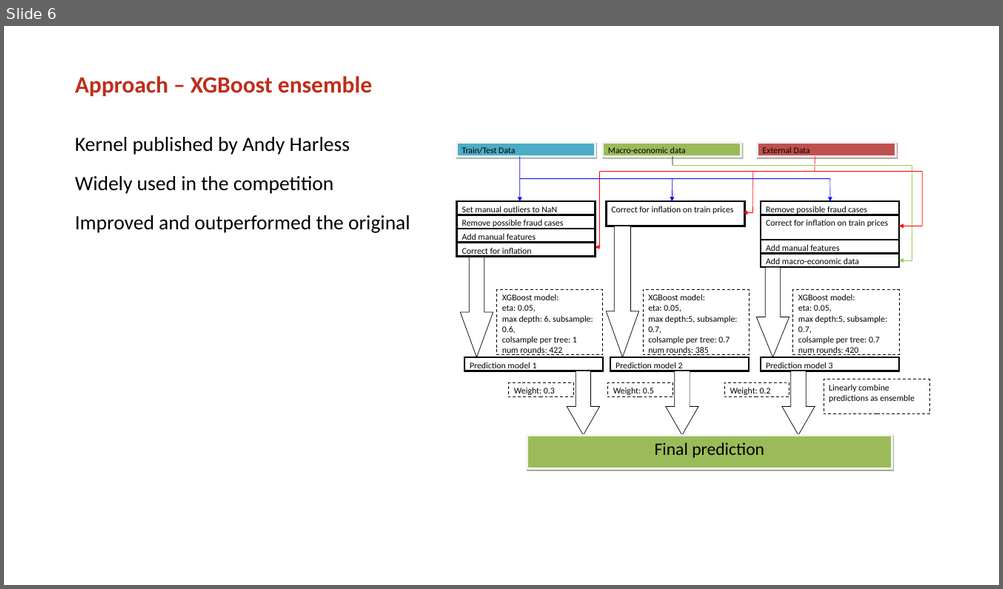
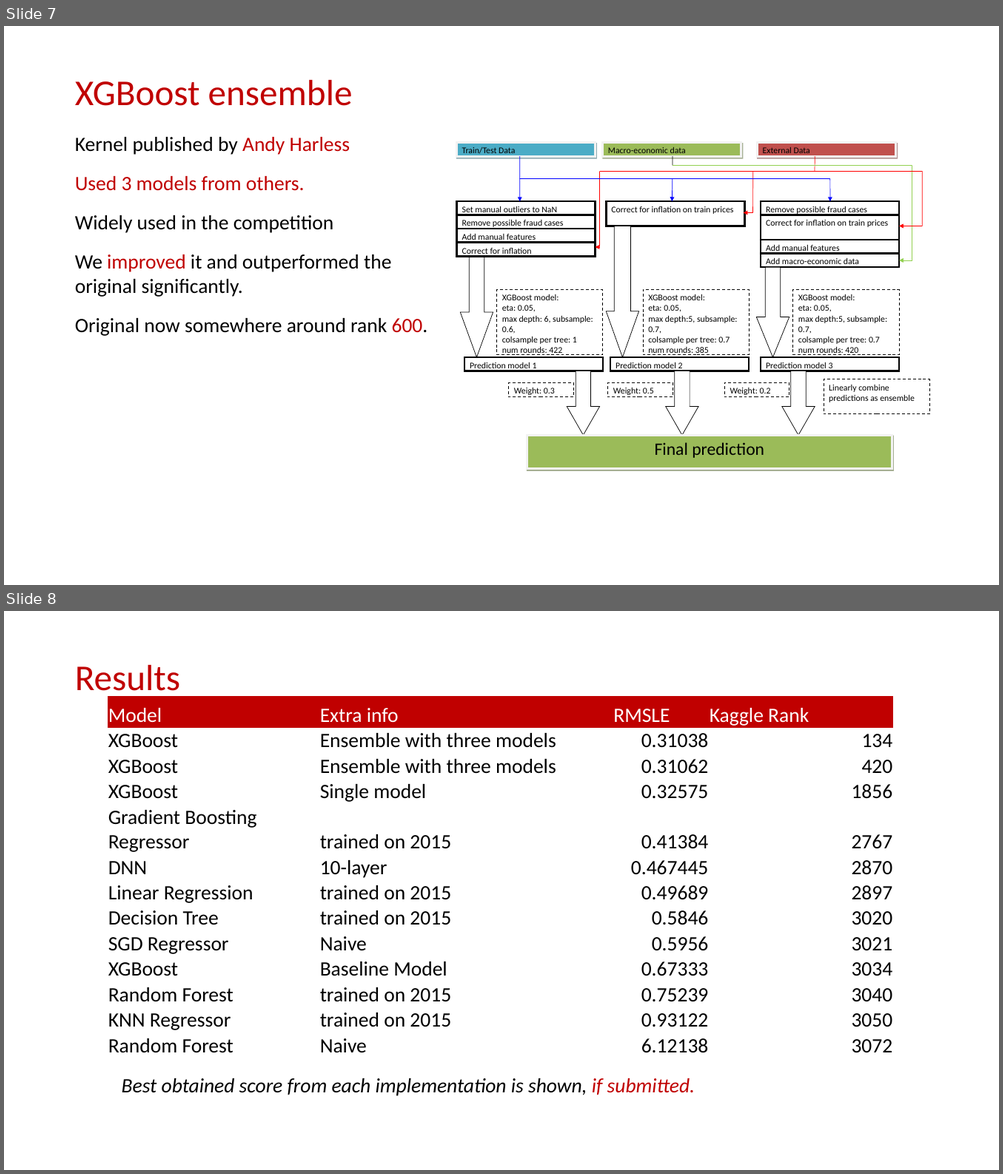
Before and after one commit to mrngm/Classified, a slide deck: presentatie/Classified_MLiP_final_presentation_2.pptx. Shown one above the other, each under a label of ours: slide 6 before the commit, slides 7 and 8 after it. The pictures are 1003x589 and 1003x1174 pixels, drawn with LibreOffice and Linux fonts; fonts in the diff are those of the drawing; background and template pictures are left out. Boxes give left, top, right and bottom in pixels: in the first picture for what was removed or moved away, otherwise in the second. Text is boxed around its words. In the diff, an @@ line names an element or a change of style, - is before the commit and + after.

```diff
--- a/presentatie/Classified_MLiP_final_presentation_2.pptx
+++ b/presentatie/Classified_MLiP_final_presentation_2.pptx
@@ slide 8 added at box(4, 611, 999, 1170), background picture (left out) @@
@@ title added at box(75, 665, 180, 699), 50 pt, text #C00000 @@
+Results
@@ table added at box(108, 696, 893, 1056), 13 rows, 4 columns @@
+Model | Extra info | RMSLE | Kaggle Rank
+XGBoost | Ensemble with three models | 0.31038 | 134
+XGBoost | Ensemble with three models | 0.31062 | 420
+XGBoost | Single model | 0.32575 | 1856
+Gradient Boosting Regressor | trained on 2015 | 0.41384 | 2767
+DNN | 10-layer | 0.467445 | 2870
+Linear Regression | trained on 2015 | 0.49689 | 2897
+Decision Tree | trained on 2015 | 0.5846 | 3020
+SGD Regressor | Naive | 0.5956 | 3021
+XGBoost | Baseline Model | 0.67333 | 3034
+Random Forest | trained on 2015 | 0.75239 | 3040
+KNN Regressor | trained on 2015 | 0.93122 | 3050
+Random Forest | Naive | 6.12138 | 3072
@@ text added at box(122, 1079, 694, 1096), 28 pt, text #000000, italic @@
+Best obtained score from each implementation is shown, if submitted.
@@ what was slide 6 is now slide 7 @@
@@ slide 7 changed as well @@
@@ title at box(75, 80, 353, 106): text changed; size 32 to 50 pt; text colour #BE2E1A to #C00000; bold off @@
-Approach – XGBoost ensemble
+XGBoost ensemble
@@ text at box(75, 137, 350, 155): text colour #000000 to #C00000 in "Andy Harless" @@
@@ text at box(75, 176, 304, 191): paragraph added @@
+Used 3 models from others.
@@ text at box(75, 255, 428, 336): text changed @@
-Improved and outperformed the original
+We improved it and outperformed the original significantly.
+Original now somewhere around rank 600.
```
Also in this commit, not shown: 5 other slides changed, 7 other slides added, 5 slides removed, 1 other file.
